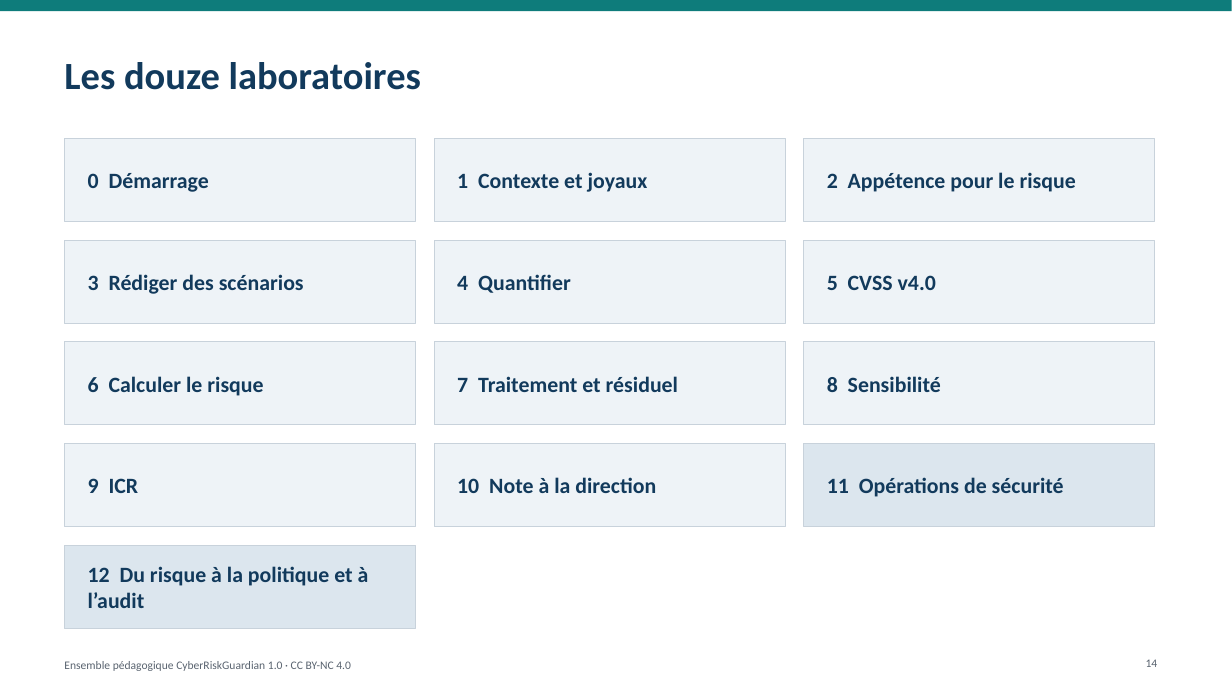
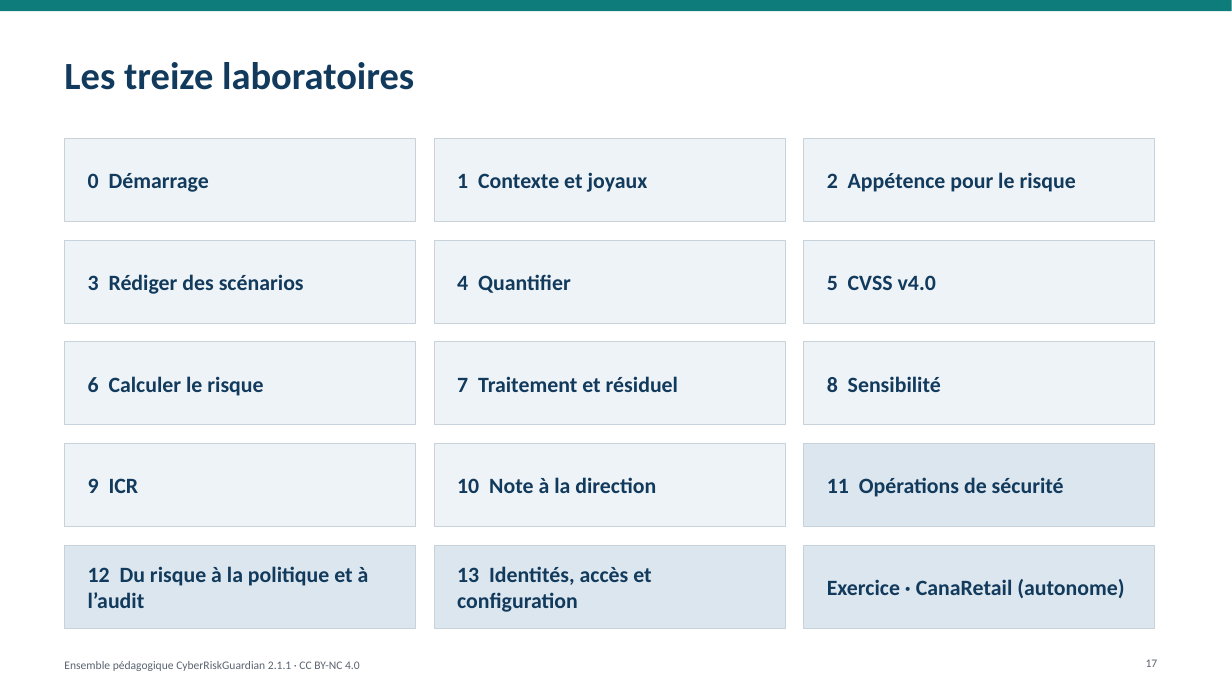
Before and after one commit to ITriskMgr/CyberRiskGuardian, a slide deck: slide 17 of education/slides/CRG_Intro_Deck_FR.pptx (slide 14 before the commit). Drawn at 1232x693 pixels with LibreOffice and Linux fonts; fonts in the diff are those of the drawing. Boxes give left, top, right and bottom in pixels: in the first picture for what was removed or moved away, otherwise in the second. Text is boxed around its words. In the diff, an @@ line names an element or a change of style, - is before the commit and + after.

```diff
--- a/education/slides/CRG_Intro_Deck_FR.pptx
+++ b/education/slides/CRG_Intro_Deck_FR.pptx
@@ text at box(64, 62, 414, 90): text changed @@
-Les douze laboratoires
+Les treize laboratoires
@@ rectangle added at box(434, 545, 786, 628), fill #DCE6EE, outline #C8D2DB 0.75 pt @@
@@ text added at box(457, 566, 651, 612), 17 pt, text #123A5C, bold @@
+13 Identités, accès et configuration
@@ rectangle added at box(804, 545, 1155, 628), fill #DCE6EE, outline #C8D2DB 0.75 pt @@
@@ text added at box(827, 579, 1124, 598), 17 pt, text #123A5C, bold @@
+Exercice · CanaRetail (autonome)
@@ page number at box(1146, 659, 1158, 667): text changed @@
-14
+17
@@ text at box(64, 661, 360, 671): text changed @@
-Ensemble pédagogique CyberRiskGuardian 1.0 · CC BY-NC 4.0
+Ensemble pédagogique CyberRiskGuardian 2.1.1 · CC BY-NC 4.0
```
Also in this commit, not shown: 15 other slides changed, 3 slides added, 29 other files.
